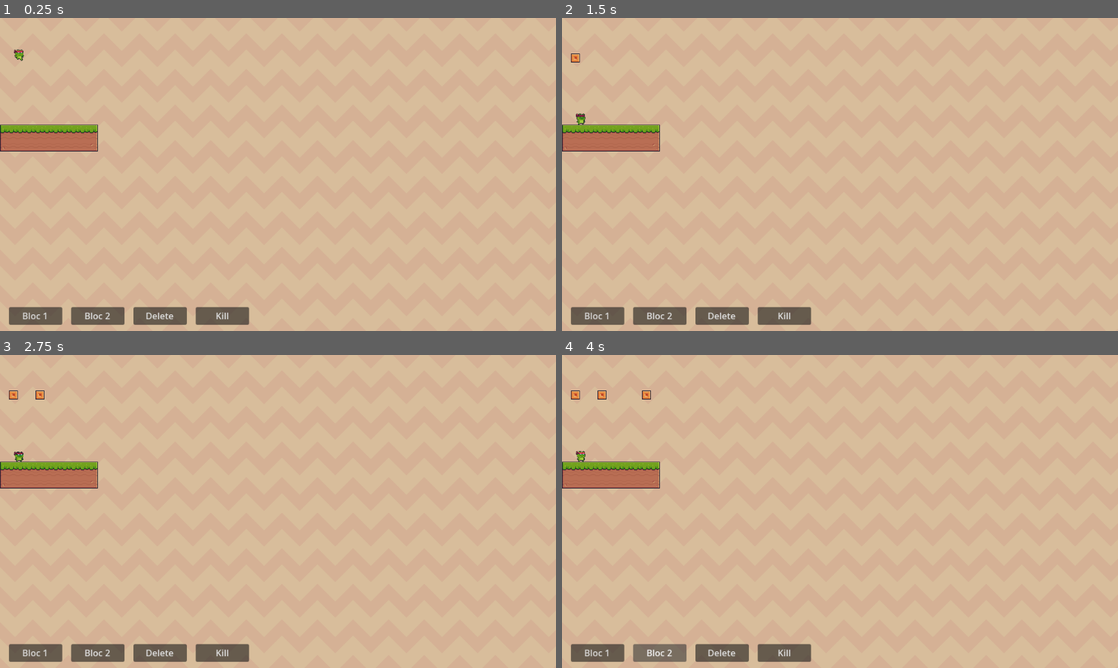
Above: before the commit, frames 1-4 (two rows, left to right).
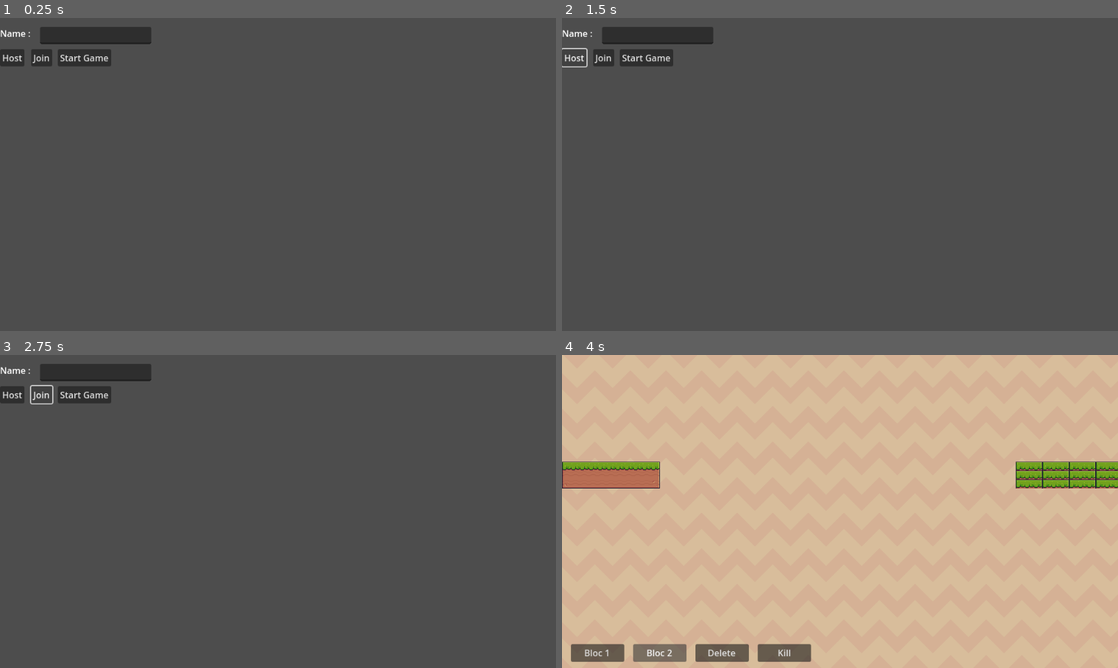
Above: after the commit, the same moments.

Repository: katsulon/Sly-Contest
Game: Godot game, scene res://Multiplayer/MultiplayerScene.tscn
The game is run twice, just before and just after one commit, with the same random seed, the same clock (stepped at 60 frames per second) and the same inputs. Before the commit the project starts from res://Levels/level.tscn.
Inputs (mouse positions are in pixels of both pictures, inside the frame that each line leads up to):
- Up to frame 1 (0.25 s): no input
- Up to frame 2 (1.5 s): click (595, 315) at 0.5 s, where only the run before the commit has a clickable "Bloc 1"; click (573, 58) at 1.25 s, where only the run after the commit has a clickable "Host"
- Up to frame 3 (2.75 s): click (44, 395) at 2 s, where only the run after the commit has a clickable "Join"
- Up to frame 4 (4 s): click (645, 395) at 2.75 s, where only the run after the commit has a clickable "Start Game"; click "Bloc 2" at 3.5 s

The runs differ from the first frame. In frame 1, 100% of the frame differs, in the area x 0-100%, y 0-100%; in frame 2, 100%; in frame 3, 100%; in frame 4, 1.8%.
Error after the commit: Invalid operands 'String' and 'int' in operator '+'. (res://MultiplayerController.gd:59)

Commit message:
Multiplayer working base

Diff:
--- a/Characters/player.gd
+++ b/Characters/player.gd
@@ -11,51 +11,52 @@
 @onready var tile_map : TileMap = $"../TileMap"
 
 func _physics_process(delta):
-	if (position.y > 512):
-		kill()
-	animated_sprite.play()
-	# Add the gravity.
-	if not is_on_floor():
-		velocity.y += gravity * delta
-		if (velocity.y <= 0):
-			animated_sprite.animation = "jump"
+	if $MultiplayerSynchronizer.get_multiplayer_authority() == multiplayer.get_unique_id():
+		if (position.y > 512):
+			kill()
+		animated_sprite.play()
+		# Add the gravity.
+		if not is_on_floor():
+			velocity.y += gravity * delta
+			if (velocity.y <= 0):
+				animated_sprite.animation = "jump"
+			else:
+				animated_sprite.animation = "fall"
 		else:
-			animated_sprite.animation = "fall"
-	else:
-		if(velocity.x == 0):
-			animated_sprite.animation = "idle"
+			if(velocity.x == 0):
+				animated_sprite.animation = "idle"
+			else:
+				animated_sprite.animation = "run"
+
+		# Handle Jump.
+		if Input.is_action_just_pressed("ui_accept") and is_on_floor():
+			velocity.y = JUMP_VELOCITY
+
+		# Get the input direction and handle the movement/deceleration.
+		# As good practice, you should replace UI actions with custom gameplay actions.
+		var direction = Input.get_axis("ui_left", "ui_right")
+		if direction:
+			velocity.x = direction * SPEED
+
+			if (velocity.x < 0):
+				animated_sprite.flip_h = true
+			elif (velocity.x > 0):
+				animated_sprite.flip_h = false
+
 		else:
-			animated_sprite.animation = "run"
+			velocity.x = move_toward(velocity.x, 0, SPEED)
 
-	# Handle Jump.
-	if Input.is_action_just_pressed("ui_accept") and is_on_floor():
-		velocity.y = JUMP_VELOCITY
+		var tile_map_pos = tile_map.local_to_map(Vector2i(position.x, position.y))
 
-	# Get the input direction and handle the movement/deceleration.
-	# As good practice, you should replace UI actions with custom gameplay actions.
-	var direction = Input.get_axis("ui_left", "ui_right")
-	if direction:
-		velocity.x = direction * SPEED
+		var tile_data : TileData = tile_map.get_cell_tile_data(0, Vector2i(tile_map_pos.x,tile_map_pos.y+1))
 
-		if (velocity.x < 0):
-			animated_sprite.flip_h = true
-		elif (velocity.x > 0):
-			animated_sprite.flip_h = false
+		if tile_data:
+			var current_data = tile_data.get_custom_data("dead")
 
-	else:
-		velocity.x = move_toward(velocity.x, 0, SPEED)
+			if (current_data):
+				kill()
 
-	var tile_map_pos = tile_map.local_to_map(Vector2i(position.x, position.y))
-
-	var tile_data : TileData = tile_map.get_cell_tile_data(0, Vector2i(tile_map_pos.x,tile_map_pos.y+1))
-
-	if tile_data:
-		var current_data = tile_data.get_custom_data("dead")
-
-		if (current_data):
-			kill()
-
-	move_and_slide()
+		move_and_slide()
 
 func kill():
 	velocity.x = 0
@@ -64,3 +65,6 @@
 
 func _on_kill_pressed():
 	kill()
+
+func _ready():
+	$MultiplayerSynchronizer.set_multiplayer_authority(str(name).to_int())
--- a/Characters/player.tscn
+++ b/Characters/player.tscn
@@ -200,6 +200,28 @@
 radius = 7.0
 height = 22.0
 
+[sub_resource type="SceneReplicationConfig" id="SceneReplicationConfig_uwi5s"]
+properties/0/path = NodePath(".:position")
+properties/0/spawn = true
+properties/0/sync = true
+properties/0/watch = false
+properties/1/path = NodePath("AnimatedSprite2D:flip_h")
+properties/1/spawn = true
+properties/1/sync = true
+properties/1/watch = false
+properties/2/path = NodePath("AnimatedSprite2D:frame")
+properties/2/spawn = true
+properties/2/sync = true
+properties/2/watch = false
+properties/3/path = NodePath("AnimatedSprite2D:animation")
+properties/3/spawn = true
+properties/3/sync = true
+properties/3/watch = false
+properties/4/path = NodePath("AnimatedSprite2D:speed_scale")
+properties/4/spawn = true
+properties/4/sync = true
+properties/4/watch = false
+
 [node name="Player" type="CharacterBody2D"]
 script = ExtResource("1_puphm")
 
@@ -212,3 +234,6 @@
 [node name="CollisionShape2D" type="CollisionShape2D" parent="."]
 position = Vector2(0, 1)
 shape = SubResource("CapsuleShape2D_oftut")
+
+[node name="MultiplayerSynchronizer" type="MultiplayerSynchronizer" parent="."]
+replication_config = SubResource("SceneReplicationConfig_uwi5s")
--- /dev/null
+++ b/GameManager.gd
@@ -0,0 +1,12 @@
+extends Node
+
+var Players = {}
+
+# Called when the node enters the scene tree for the first time.
+func _ready():
+	pass # Replace with function body.
+
+
+# Called every frame. 'delta' is the elapsed time since the previous frame.
+func _process(delta):
+	pass
--- a/Levels/level.gd
+++ b/Levels/level.gd
@@ -1,6 +1,8 @@
 extends Node2D
 
 @onready var tile_map = $TileMap
+
+@export var PlayerScene : PackedScene
 
 var ground_layer = 0
 
@@ -13,6 +15,15 @@
 var tile_map_pos = Vector2i(0,0)
 
 func _ready():
+	var index = 0
+	for i in GameManager.Players:
+		var currentPlayer = PlayerScene.instantiate()
+		currentPlayer.name = str(GameManager.Players[i].id)
+		add_child(currentPlayer)
+		for spawn in get_tree().get_nodes_in_group("PlayerSpawnPoint"):
+			if spawn.name == str(index):
+				currentPlayer.global_position = spawn.global_position
+		index += 1
 	pass
 
 func _on_button_pressed():
@@ -33,6 +44,14 @@
 			tile_map_pos = tile_map.local_to_map(mouse_pos)
 
 			if (bloc_coord == Vector2i(99,99)):
-				tile_map.erase_cell(ground_layer, tile_map_pos)
+				rpc("rpc_erase", ground_layer, tile_map_pos)
 			else:
-				tile_map.set_cell(ground_layer, tile_map_pos, source_id, bloc_coord)
+				rpc("rpc_place", ground_layer, tile_map_pos, source_id, bloc_coord)
+
+@rpc("any_peer", "call_local")
+func rpc_erase(layer, pos):
+	tile_map.erase_cell(layer, pos)
+
+@rpc("any_peer", "call_local")
+func rpc_place(layer, pos, id, coord):
+	tile_map.set_cell(layer, pos, id, coord)
--- a/Levels/level.tscn
+++ b/Levels/level.tscn
@@ -83,6 +83,7 @@
 7:1/0 = 0
 7:1/0/physics_layer_0/linear_velocity = Vector2(0, 0)
 7:1/0/physics_layer_0/angular_velocity = 0.0
+7:1/0/physics_layer_0/polygon_0/points = PackedVector2Array(-8, -8, 8, -8, 8, 8, -8, 8)
 8:1/0 = 0
 8:1/0/physics_layer_0/linear_velocity = Vector2(0, 0)
 8:1/0/physics_layer_0/angular_velocity = 0.0
@@ -457,8 +458,11 @@
 custom_data_layer_0/type = 1
 sources/0 = SubResource("TileSetAtlasSource_7ajcq")
 
+[sub_resource type="SceneReplicationConfig" id="SceneReplicationConfig_a7qin"]
+
 [node name="Level" type="Node2D"]
 script = ExtResource("1_ohocx")
+PlayerScene = ExtResource("2_grx4m")
 
 [node name="TextureRect" type="TextureRect" parent="."]
 offset_left = -101.0
@@ -472,10 +476,7 @@
 tile_set = SubResource("TileSet_n4ao2")
 format = 2
 layer_0/name = "ground"
-layer_0/tile_data = PackedInt32Array(786432, 393216, 0, 8519 …(562 unchanged characters)…  1, 917514, 524288, 2, 786438, 458752, 0)
-
-[node name="Player" parent="." instance=ExtResource("2_grx4m")]
-position = Vector2(34, 32)
+layer_0/tile_data = PackedInt32Array(786432, 393216, 0, 8519 …(562 unchanged characters)…  1, 917514, 524288, 2, 786438, 458752, 0, 786491, 524288, 0, 786492, 393216, 0, 786493, 458752, 0, 786488, 524288, 0, 786489, 393216, 0, 786490, 458752, 0, 786485, 524288, 0, 786486, 393216, 0, 786487, 458752, 0, 786483, 393216, 0, 786484, 458752, 0, 852022, 393216, 0, 852023, 458752, 0, 852024, 524288, 0, 852025, 393216, 0, 852026, 458752, 0, 852027, 524288, 0, 852028, 393216, 0, 852029, 458752, 0, 852030, 524288, 0, 786494, 524288, 0, 852019, 393216, 0, 852020, 458752, 0, 852021, 524288, 0, 917555, 393216, 0, 917556, 458752, 0, 917557, 524288, 0, 917558, 393216, 0, 917559, 458752, 0, 917560, 524288, 0, 917561, 393216, 0, 917562, 458752, 0, 917563, 524288, 0, 917564, 393216, 0, 917565, 458752, 0, 917566, 524288, 0)
 
 [node name="CanvasLayer" type="CanvasLayer" parent="."]
 
@@ -511,9 +512,17 @@
 focus_mode = 0
 text = "Kill"
 
+[node name="SpawnLocations" type="Node2D" parent="."]
+
+[node name="0" type="Node2D" parent="SpawnLocations" groups=["PlayerSpawnPoint"]]
+position = Vector2(96, 160)
+
+[node name="1" type="Node2D" parent="SpawnLocations" groups=["PlayerSpawnPoint"]]
+position = Vector2(888, 160)
+
+[node name="MultiplayerSynchronizer" type="MultiplayerSynchronizer" parent="."]
+replication_config = SubResource("SceneReplicationConfig_a7qin")
+
 [connection signal="pressed" from="CanvasLayer/Button" to="." method="_on_button_pressed"]
 [connection signal="pressed" from="CanvasLayer/Button2" to="." method="_on_button_2_pressed"]
 [connection signal="pressed" from="CanvasLayer/Button3" to="." method="_on_button_3_pressed"]
-[connection signal="pressed" from="CanvasLayer/Kill" to="." method="_on_button_3_pressed"]
-[connection signal="pressed" from="CanvasLayer/Kill" to="." method="_on_button_2_pressed"]
-[connection signal="pressed" from="CanvasLayer/Kill" to="Player" method="_on_kill_pressed"]
--- /dev/null
+++ b/Multiplayer/MultiplayerScene.tscn
@@ -0,0 +1,53 @@
+[gd_scene load_steps=2 format=3 uid="uid://bnljfy888ic6y"]
+
+[ext_resource type="Script" path="res://MultiplayerController.gd" id="1_uxfx6"]
+
+[node name="Control" type="Control"]
+layout_mode = 3
+anchors_preset = 15
+anchor_right = 1.0
+anchor_bottom = 1.0
+grow_horizontal = 2
+grow_vertical = 2
+script = ExtResource("1_uxfx6")
+
+[node name="Host" type="Button" parent="."]
+layout_mode = 0
+offset_top = 56.0
+offset_right = 44.0
+offset_bottom = 87.0
+text = "Host"
+
+[node name="Join" type="Button" parent="."]
+layout_mode = 0
+offset_left = 56.0
+offset_top = 56.0
+offset_right = 94.0
+offset_bottom = 87.0
+text = "Join"
+
+[node name="StartGame" type="Button" parent="."]
+layout_mode = 0
+offset_left = 104.0
+offset_top = 56.0
+offset_right = 200.0
+offset_bottom = 87.0
+text = "Start Game"
+
+[node name="LineEdit" type="LineEdit" parent="."]
+layout_mode = 0
+offset_left = 72.0
+offset_top = 16.0
+offset_right = 272.0
+offset_bottom = 47.0
+
+[node name="Name Label" type="Label" parent="."]
+layout_mode = 0
+offset_top = 16.0
+offset_right = 60.0
+offset_bottom = 42.0
+text = "Name : "
+
+[connection signal="button_down" from="Host" to="." method="_on_host_button_down"]
+[connection signal="button_down" from="Join" to="." method="_on_join_button_down"]
+[connection signal="button_down" from="StartGame" to="." method="_on_start_game_button_down"]
--- /dev/null
+++ b/MultiplayerController.gd
@@ -0,0 +1,82 @@
+extends Control
+
+@export var Address = "127.0.0.1"
+@export var port = 8910
+var peer
+
+# Called when the node enters the scene tree for the first time.
+func _ready():
+	multiplayer.peer_connected.connect(peer_connected)
+	multiplayer.peer_disconnected.connect(peer_disconnected)
+	multiplayer.connected_to_server.connect(connected_to_server)
+	multiplayer.connection_failed.connect(connection_failed)
+	pass # Replace with function body.
+
+@rpc("any_peer", "call_local")
+func StartGame():
+	var scene = load("res://Levels/level.tscn").instantiate()
+	get_tree().root.add_child(scene)
+	self.hide()
+
+# Called every frame. 'delta' is the elapsed time since the previous frame.
+func _process(delta):
+	pass
+
+# Called on the server and clients
+func peer_connected(id):
+	print("Player Connected : " + str(id))
+
+# Called on the server and clients
+func peer_disconnected(id):
+	print("Player Disconnected : " + str(id))
+
+# Called only from client -> send info from client to server
+func connected_to_server():
+	print("Connected to Server!")
+	SendPlayerInformation.rpc_id(1, $LineEdit.text, multiplayer.get_unique_id())
+
+@rpc("any_peer")
+func SendPlayerInformation(name, id):
+	if !GameManager.Players.has(id):
+		GameManager.Players[id] = {
+			"name" : name,
+			"id" : id,
+			"score" : 0
+		}
+	if multiplayer.is_server():
+		for i in GameManager.Players:
+			SendPlayerInformation.rpc(GameManager.Players[i].name, i)
+
+
+# Called only from client
+func connection_failed():
+	print("Couldnt Connect")
+
+func _on_host_button_down():
+	peer = ENetMultiplayerPeer.new()
+	var error = peer.create_server(port, 2)
+	if error != OK:
+		print("cannot host : " + error)
+		return
+
+	# Limit bandwidht
+	peer.get_host().compress(ENetConnection.COMPRESS_RANGE_CODER)
+
+	multiplayer.set_multiplayer_peer(peer)
+
+	print("Waiting For Players!")
+	SendPlayerInformation($LineEdit.text, multiplayer.get_unique_id())
+	pass # Replace with function body.
+
+func _on_join_button_down():
+	peer = ENetMultiplayerPeer.new()
+	peer.create_client(Address, port)
+
+	# Limit bandwidht
+	peer.get_host().compress(ENetConnection.COMPRESS_RANGE_CODER)
+	multiplayer.set_multiplayer_peer(peer)
+	pass # Replace with function body.
+
+func _on_start_game_button_down():
+	StartGame.rpc()
+	pass # Replace with function body.
--- a/project.godot
+++ b/project.godot
@@ -11,15 +11,18 @@
 [application]
 
 config/name="Sly Contest"
-run/main_scene="res://Levels/level.tscn"
+run/main_scene="res://Multiplayer/MultiplayerScene.tscn"
 config/features=PackedStringArray("4.1", "Forward Plus")
 config/icon="res://icon.svg"
+
+[autoload]
+
+GameManager="*res://GameManager.gd"
 
 [display]
 
 window/size/viewport_width=1000
 window/size/viewport_height=563
-window/size/mode=3
 window/stretch/mode="viewport"
 
 [dotnet]
Not shown: 1 places in Characters/player.tscn that only renumber resources
Not shown: 1 places in Levels/level.tscn that only renumber resources
